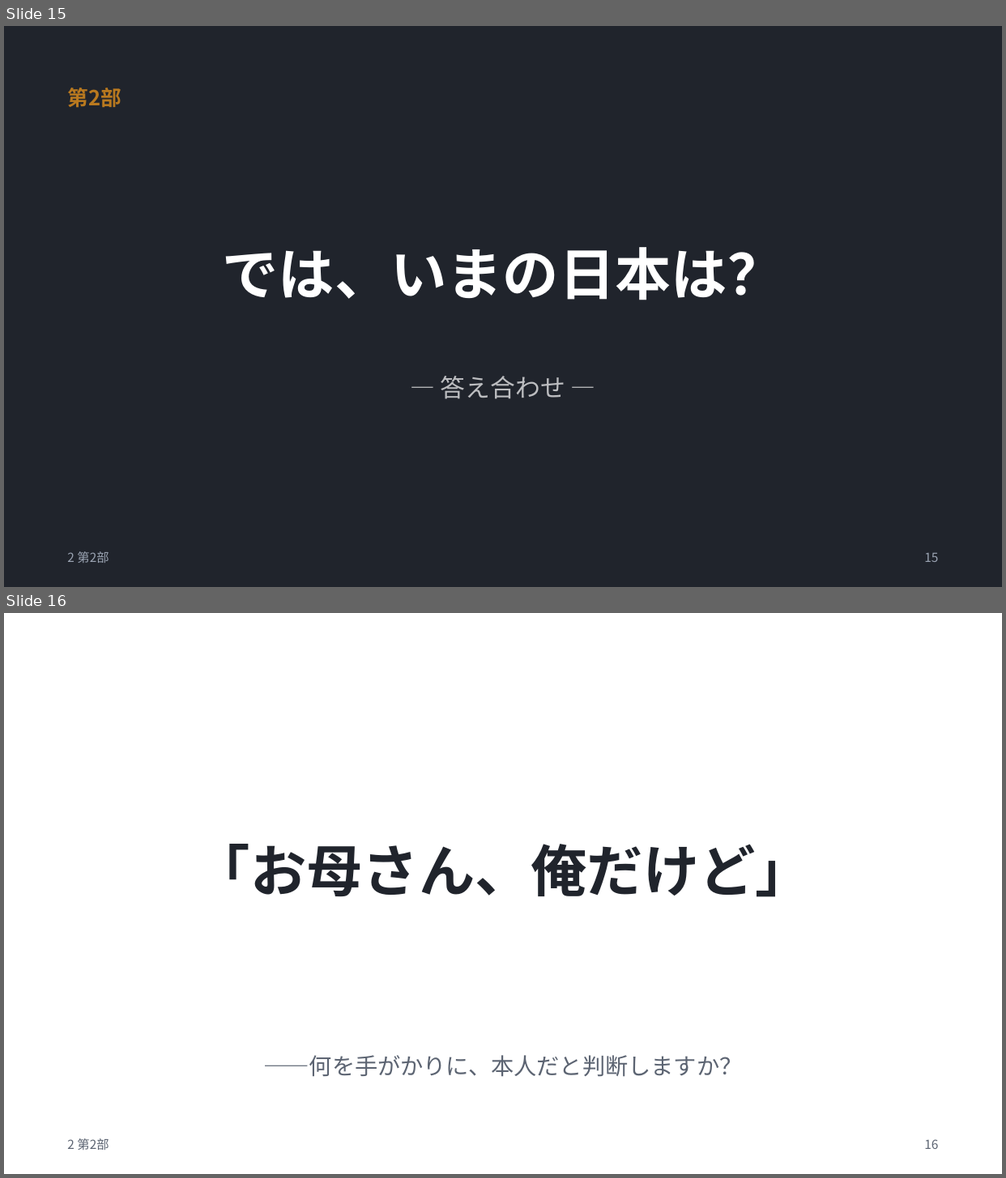
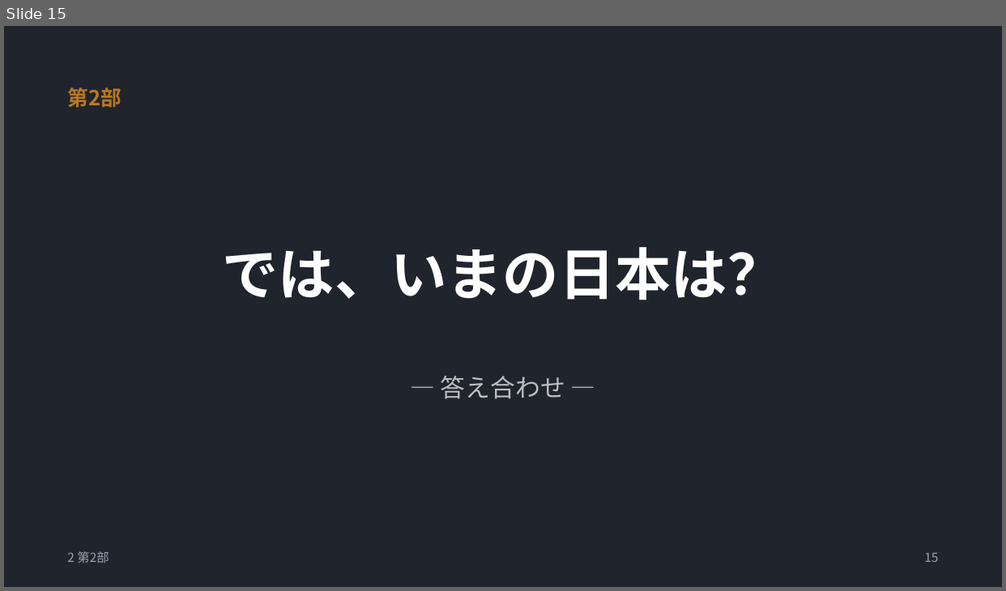
Before and after one commit to meitekku/deepfake-talk-v2, a slide deck: slides/deepfake-talk.pptx. Shown one above the other, each under a label of ours: slides 15 and 16 before the commit, slide 15 after it. The pictures are 1006x1178 and 1006x591 pixels, drawn with LibreOffice and Linux fonts; fonts in the diff are those of the drawing. Boxes give left, top, right and bottom in pixels: in the first picture for what was removed or moved away, otherwise in the second. Text is boxed around its words. In the diff, an @@ line names an element or a change of style, - is before the commit and + after.

Commit message:
第2部導入の「お母さん、俺だけど」スライドをカット(全30枚)・板書進行はノートへ移動

```diff
--- a/slides/deepfake-talk.pptx
+++ b/slides/deepfake-talk.pptx
@@ slide 16 removed at <box>4,613,1002,1174</box>, background #FFFFFF @@
@@ text removed at <box>194,844,812,897</box> @@
-「お母さん、俺だけど」
@@ text removed at <box>263,1055,742,1077</box> @@
-——何を手がかりに、本人だと判断しますか？
@@ text removed at <box>67,1139,108,1150</box> @@
-2 第2部
@@ text removed at <box>924,1139,938,1149</box> @@
-16
```
Also in this commit, not shown: 15 slides changed, 4 other files.
